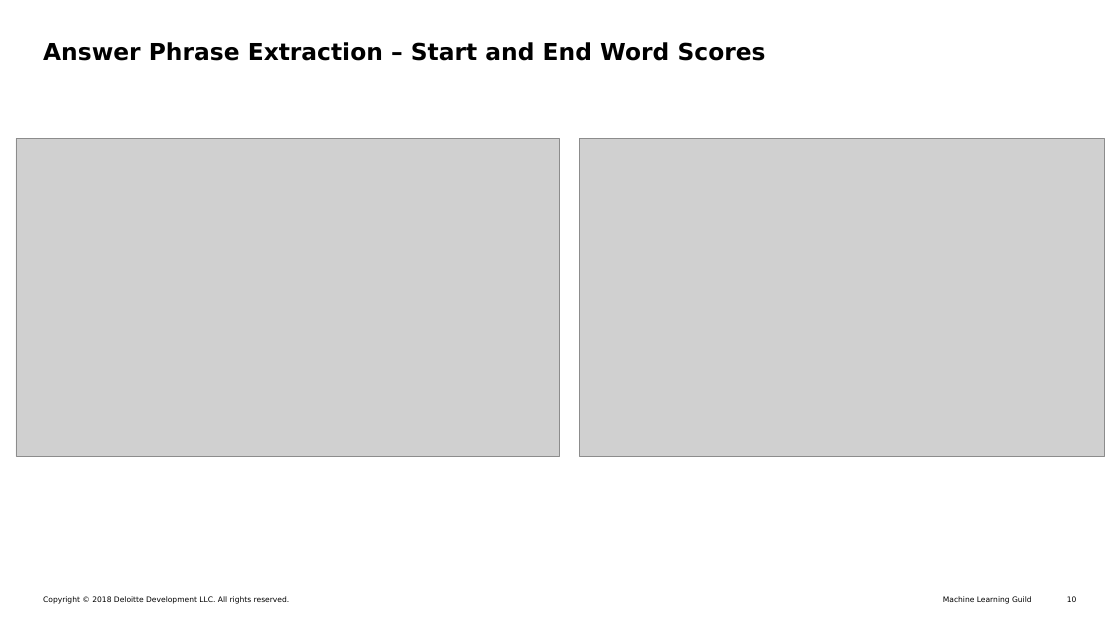
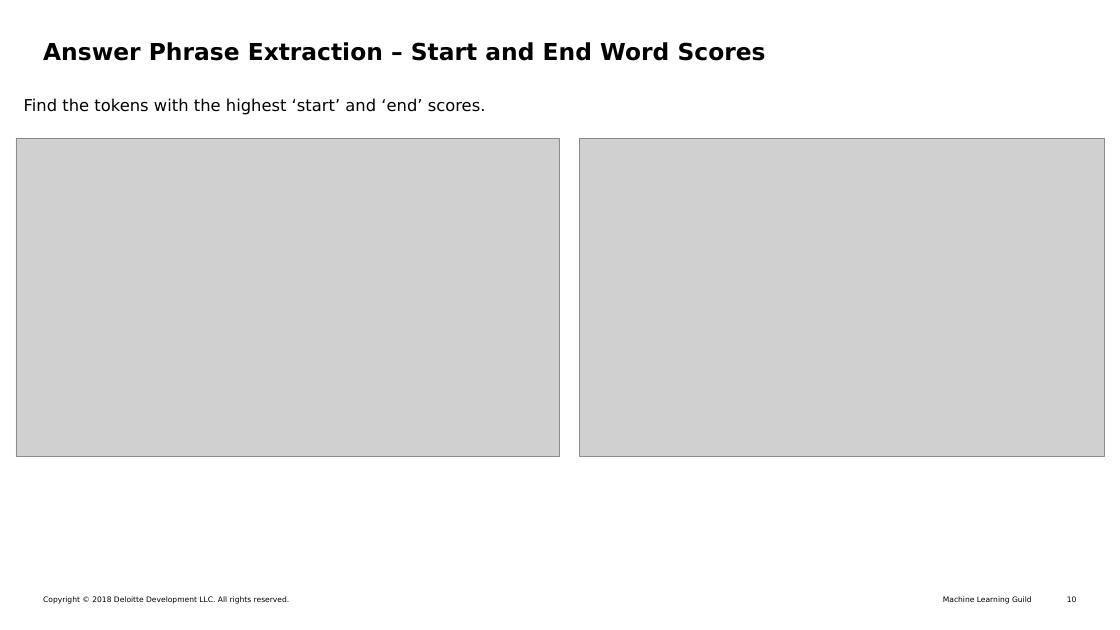
Before and after one commit to niravraje/Web-QnA, a slide deck: slide 10 of PPT/MLG Capstone Presentation - Final v4.pptx. Drawn at 1120x630 pixels with LibreOffice and Linux fonts; fonts in the diff are those of the drawing; grey boxes stand for pictures. Boxes give left, top, right and bottom in pixels: in the first picture for what was removed or moved away, otherwise in the second. Text is boxed around its words. In the diff, an @@ line names an element or a change of style, - is before the commit and + after.

```diff
--- a/PPT/MLG Capstone Presentation - Final v4.pptx
+++ b/PPT/MLG Capstone Presentation - Final v4.pptx
@@ text added at (24, 98, 486, 115), 14 pt, text #000000 @@
+Find the tokens with the highest ‘start’ and ‘end’ scores.
```
Also in this commit, not shown: 3 other slides changed, 2 other files.
